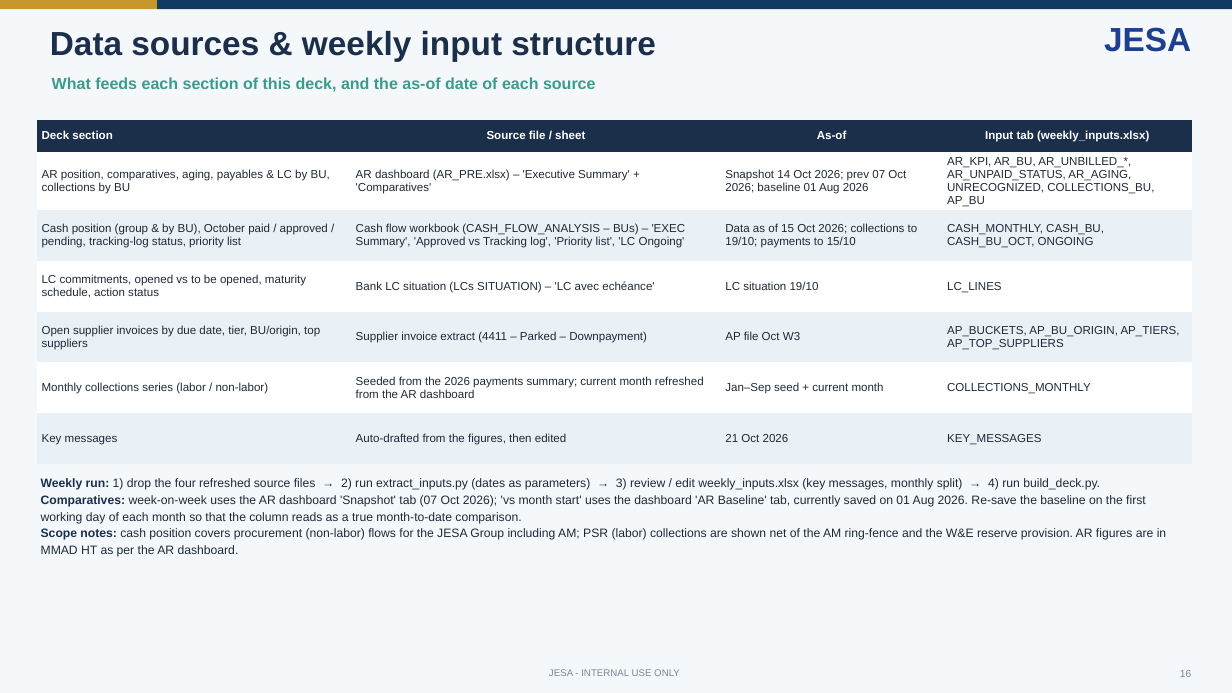
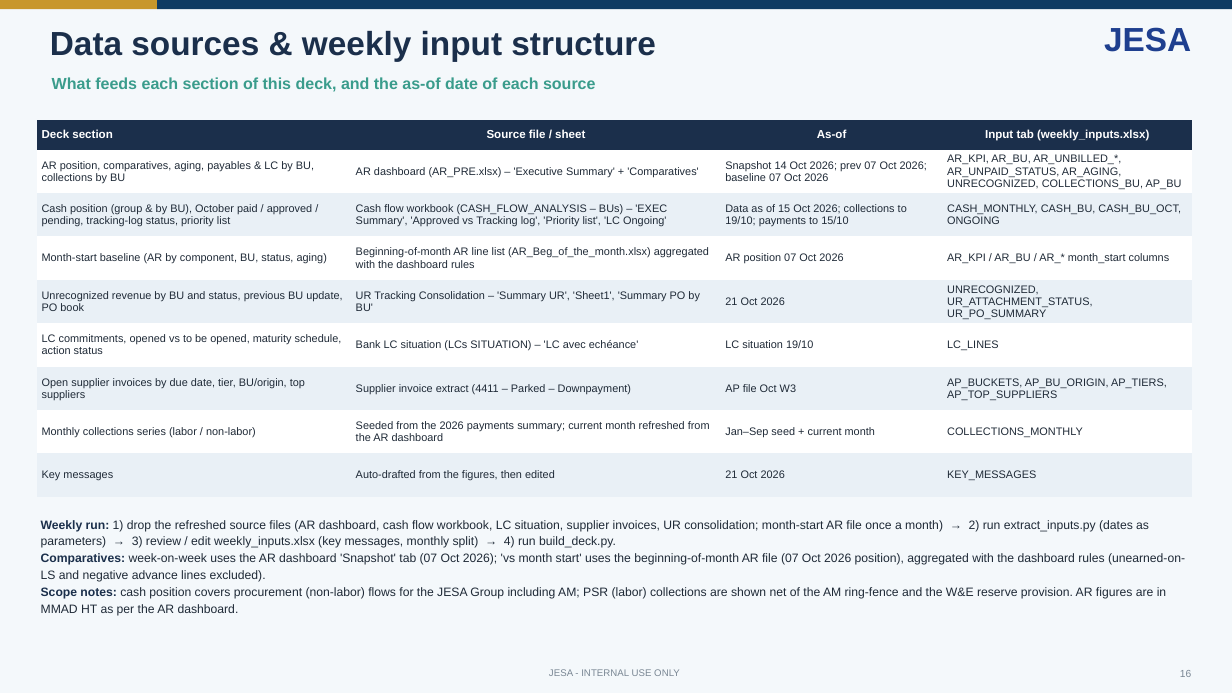
Before and after one commit to cherkaouihassan-art/Skills-Repo, a slide deck: slide 16 of weekly-ar-cash-deck/output/JESA_AR_Cash_Position_2026-10-21.pptx. Drawn at 1232x693 pixels with LibreOffice and Linux fonts; fonts in the diff are those of the drawing. Boxes give left, top, right and bottom in pixels: in the first picture for what was removed or moved away, otherwise in the second. Text is boxed around its words. In the diff, an @@ line names an element or a change of style, - is before the commit and + after.

```diff
--- a/weekly-ar-cash-deck/output/JESA_AR_Cash_Position_2026-10-21.pptx
+++ b/weekly-ar-cash-deck/output/JESA_AR_Cash_Position_2026-10-21.pptx
@@ table at (x1=37, y1=120, x2=1192, y2=497) @@
-row 2, column 3: Snapshot 14 Oct 2026; prev 07 Oct 2026; baseline 01 Aug 2026
+row 2, column 3: Snapshot 14 Oct 2026; prev 07 Oct 2026; baseline 07 Oct 2026
+row 4: Month-start baseline (AR by component, BU, status, aging) | Beginning-of-month AR line list (AR_Beg_of_the_month.xlsx) aggregated with the dashboard rules | AR position 07 Oct 2026 | AR_KPI / AR_BU / AR_* month_start columns
+row 5: Unrecognized revenue by BU and status, previous BU update, PO book | UR Tracking Consolidation – 'Summary UR', 'Sheet1', 'Summary PO by BU' | 21 Oct 2026 | UNRECOGNIZED, UR_ATTACHMENT_STATUS, UR_PO_SUMMARY
@@ text "Weekly run: 1) drop the ..." moved from (x1=41, y1=478, x2=1166, y2=557) to (x1=41, y1=520, x2=1185, y2=616) @@
@@ text at (x1=41, y1=520, x2=1185, y2=582): text changed @@
-Weekly run: 1) drop the four refreshed source files → 2) run extract_inputs.py (dates as parameters) → 3) review / edit weekly_inputs.xlsx (key messages, monthly split) → 4) run build_deck.py.
-Comparatives: week-on-week uses the AR dashboard 'Snapshot' tab (07 Oct 2026); 'vs month start' uses the dashboard 'AR Baseline' tab, currently saved on 01 Aug 2026. Re-save the baseline on the first working day of each month so that the column reads as a true month-to-date comparison.
+Weekly run: 1) drop the refreshed source files (AR dashboard, cash flow workbook, LC situation, supplier invoices, UR consolidation; month-start AR file once a month) → 2) run extract_inputs.py (dates as parameters) → 3) review / edit weekly_inputs.xlsx (key messages, monthly split) → 4) run build_deck.py.
+Comparatives: week-on-week uses the AR dashboard 'Snapshot' tab (07 Oct 2026); 'vs month start' uses the beginning-of-month AR file (07 Oct 2026 position), aggregated with the dashboard rules (unearned-on-LS and negative advance lines excluded).
```
Also in this commit, not shown: 7 other slides changed, 5 other files.
